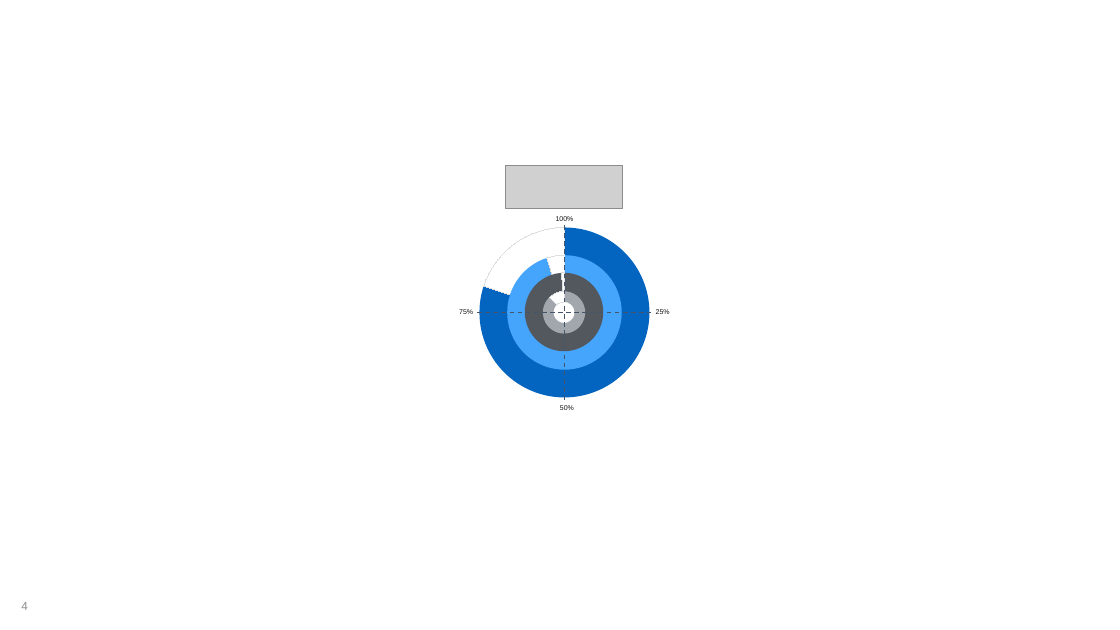
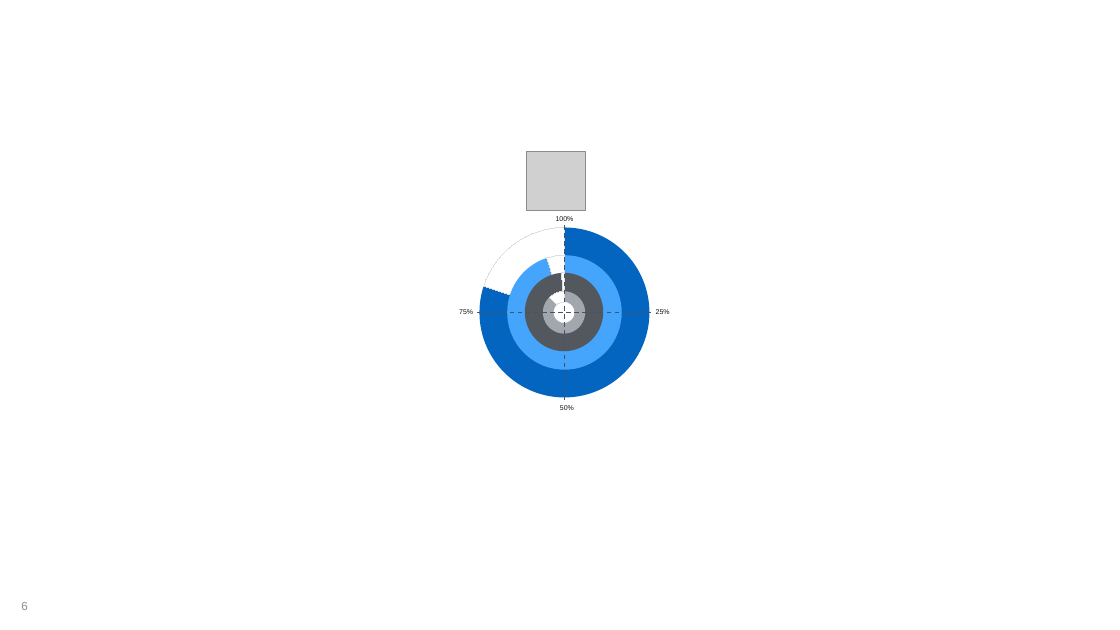
Before and after one commit to minhnhat992/VBA, a slide deck: slide 6 of powerpoint_macro/Circle_Macro.pptm (slide 4 before the commit). Drawn at 1120x630 pixels with LibreOffice and Linux fonts; fonts in the diff are those of the drawing; grey boxes stand for pictures; background and template pictures are left out. Boxes give left, top, right and bottom in pixels: in the first picture for what was removed or moved away, otherwise in the second. Text is boxed around its words. In the diff, an @@ line names an element or a change of style, - is before the commit and + after.

```diff
--- a/powerpoint_macro/Circle_Macro.pptm
+++ b/powerpoint_macro/Circle_Macro.pptm
@@ picture: place and size @@
-picture at [506,166,623,209]
+picture at [527,152,585,210]
@@ page number at [21,602,27,610]: text changed @@
-4
+6
```
Also in this commit, not shown: 2 other files.
